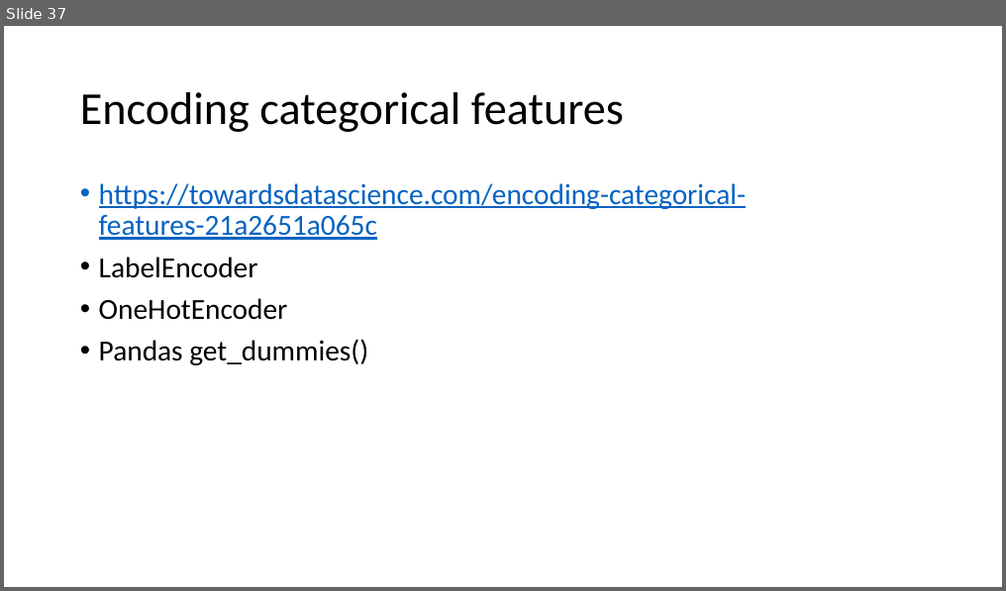
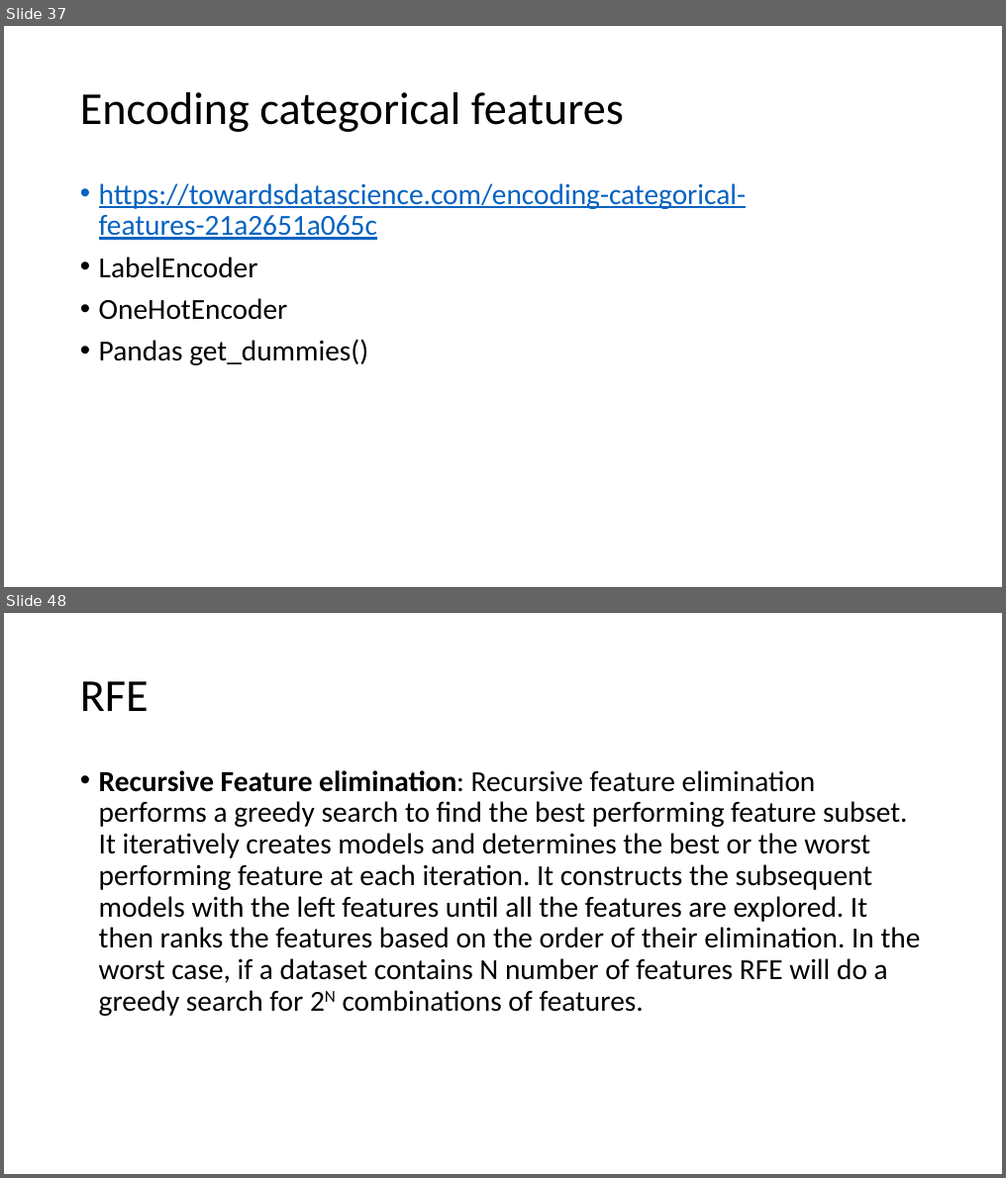
Before and after one commit to FranzGH/IoT_ML, a slide deck: Sklearn-UG.pptx. Shown one above the other, each under a label of ours: slide 37 before the commit, slides 37 and 48 after it; the slides between them are not shown. The pictures are 1006x591 and 1006x1178 pixels, drawn with LibreOffice and Linux fonts; fonts in the diff are those of the drawing. Boxes give left, top, right and bottom in pixels: in the first picture for what was removed or moved away, otherwise in the second. Text is boxed around its words. In the diff, an @@ line names an element or a change of style, - is before the commit and + after.

```diff
--- a/Sklearn-UG.pptx
+++ b/Sklearn-UG.pptx
@@ slide 48 added at [4, 613, 1002, 1174], background #FFFFFF @@
@@ title added at [80, 681, 149, 711], 44 pt, text #000000 @@
+RFE
@@ text added at [99, 770, 921, 1016], 28 pt, text #000000 @@
+• Recursive Feature elimination: Recursive feature elimination performs a greedy search to find the best performing feature subset. It iteratively creates models and determines the best or the worst performing feature at each iteration. It constructs the subsequent models with the left features until all the features are explored. It then ranks the features based on the order of their elimination. In the worst case, if a dataset contains N number of features RFE will do a greedy search for 2N combinations of features.
```
Also in this commit, not shown: 1 slide changed, 11 other slides added, 4 other files.
